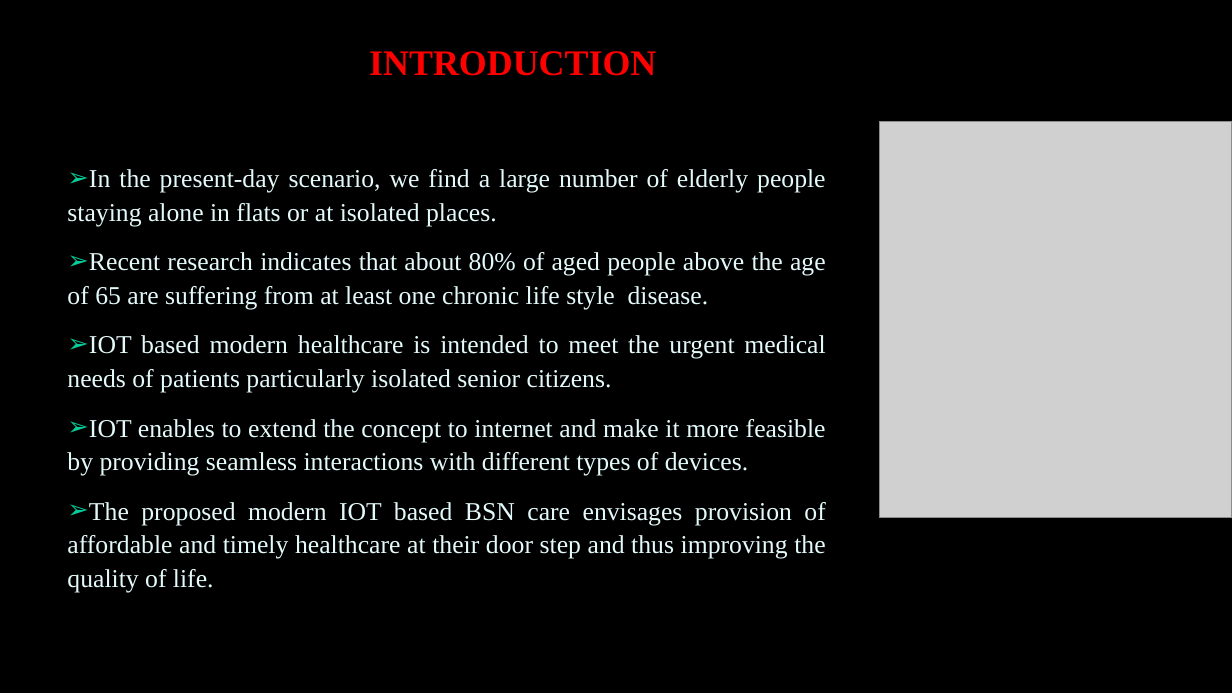
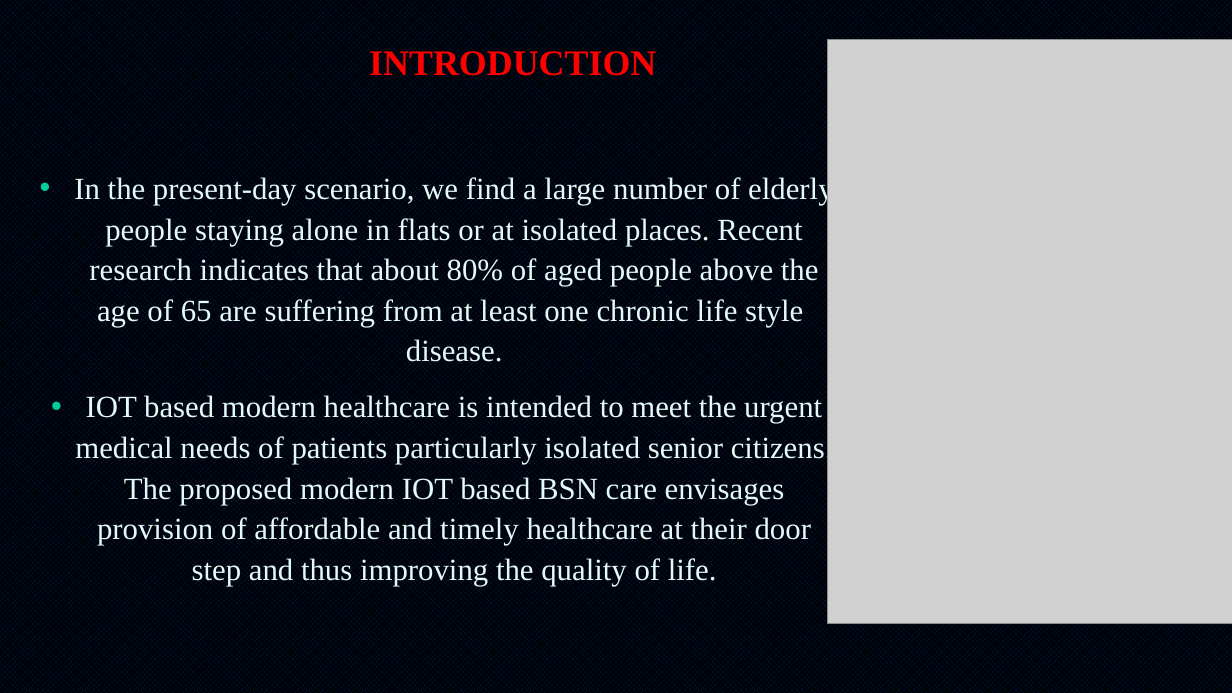
Before and after one commit to Lekshmisr95/body-sensor-network, a slide deck: slide 4 of Presentation Cover Option 1.pptx (slide 8 before the commit). Drawn at 1232x693 pixels with LibreOffice and Linux fonts; fonts in the diff are those of the drawing; grey boxes stand for pictures. Boxes give left, top, right and bottom in pixels: in the first picture for what was removed or moved away, otherwise in the second. Text is boxed around its words. In the diff, an @@ line names an element or a change of style, - is before the commit and + after.

```diff
--- a/Presentation Cover Option 1.pptx
+++ b/Presentation Cover Option 1.pptx
@@ background #000000 to pattern #002060 on #000000 @@
@@ picture: place and size @@
-picture at (880, 121, 1232, 518)
+picture at (828, 40, 1232, 624)
@@ subtitle at (74, 175, 833, 586): text changed; size 20 to 24 pt @@
-➢ In the present-day scenario, we find a large number of elderly people staying alone in flats or at isolated places.
-➢ Recent research indicates that about 80% of aged people above the age of 65 are suffering from at least one chronic life style disease.
-➢ IOT based modern healthcare is intended to meet the urgent medical needs of patients particularly isolated senior citizens.
-➢ IOT enables to extend the concept to internet and make it more feasible by providing seamless interactions with different types of devices.
-➢ The proposed modern IOT based BSN care envisages provision of affordable and timely healthcare at their door step and thus improving the quality of life.
+• In the present-day scenario, we find a large number of elderly people staying alone in flats or at isolated places. Recent research indicates that about 80% of aged people above the age of 65 are suffering from at least one chronic life style disease.
+• IOT based modern healthcare is intended to meet the urgent medical needs of patients particularly isolated senior citizens. The proposed modern IOT based BSN care envisages provision of affordable and timely healthcare at their door step and thus improving the quality of life.
```
Also in this commit, not shown: 11 other slides changed, 12 slides added, 6 slides removed, 15 other files.
